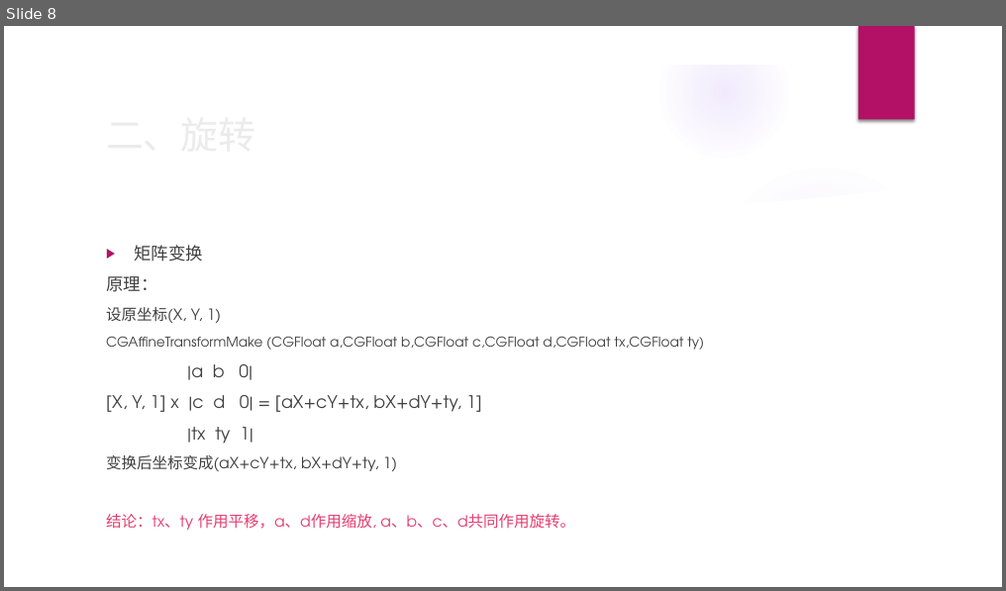
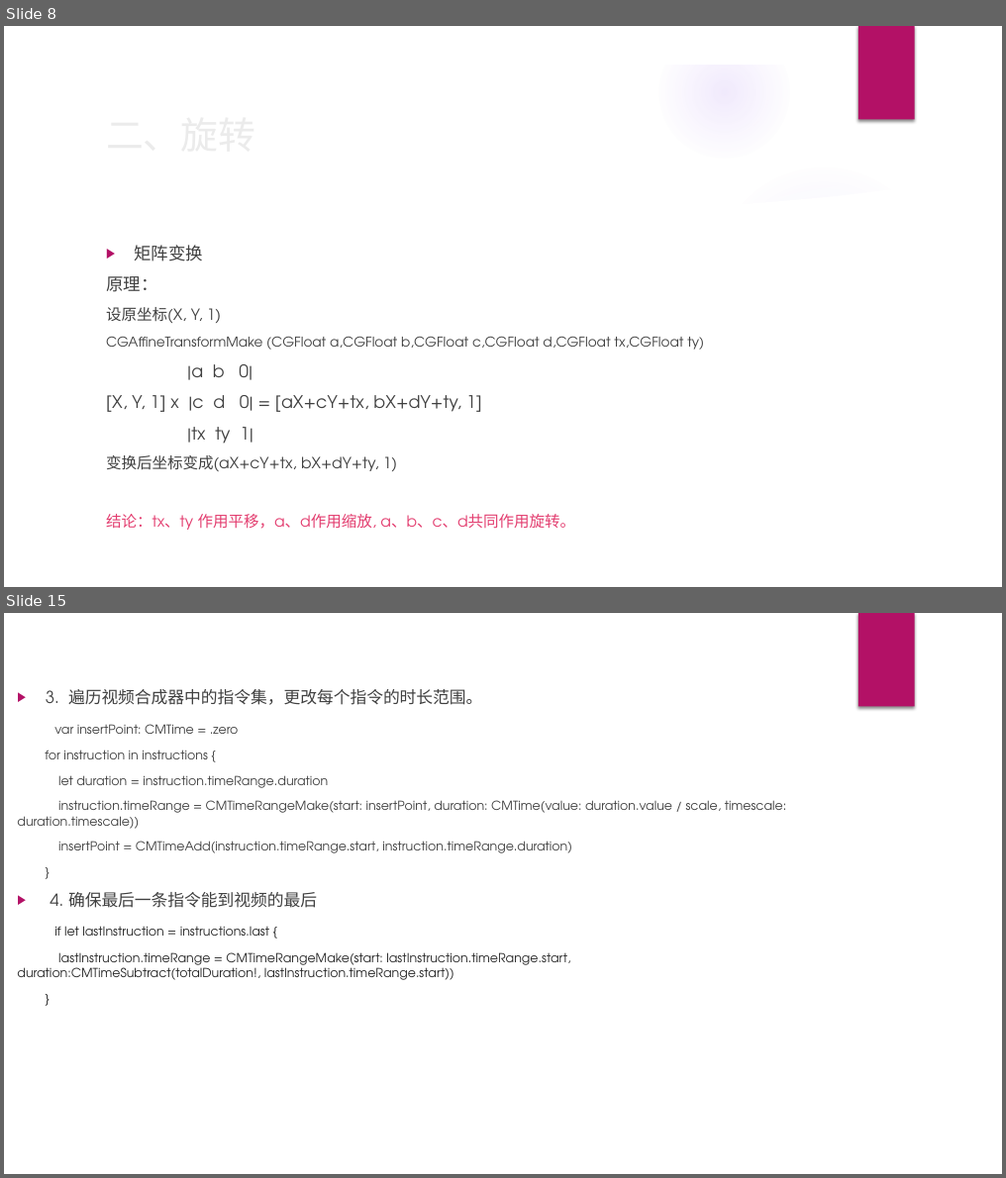
Before and after one commit to benben2019/BBVideoBox, a slide deck: AVFoundation-音视频剪辑.pptx. Shown one above the other, each under a label of ours: slide 8 before the commit, slides 8 and 15 after it; the slides between them are not shown. The pictures are 1006x591 and 1006x1178 pixels, drawn with LibreOffice and Linux fonts; fonts in the diff are those of the drawing; background and template pictures are left out. Boxes give left, top, right and bottom in pixels: in the first picture for what was removed or moved away, otherwise in the second. Text is boxed around its words. In the diff, an @@ line names an element or a change of style, - is before the commit and + after.

```diff
--- a/AVFoundation-音视频剪辑.pptx
+++ b/AVFoundation-音视频剪辑.pptx
@@ slide 15 added at [4,613,1002,1174], background #FFFFFF; not listed: 1 template element that a slide beside it also shows @@
@@ text added at [17,689,787,980], 12 pt, text #404040 @@
+▶ 3. 遍历视频合成器中的指令集，更改每个指令的时长范围。
+var insertPoint: CMTime = .zero
+for instruction in instructions {
+let duration = instruction.timeRange.duration
+instruction.timeRange = CMTimeRangeMake(start: insertPoint, duration: CMTime(value: duration.value / scale, timescale: duration.timescale))
+insertPoint = CMTimeAdd(instruction.timeRange.start, instruction.timeRange.duration)
+}
+▶ 4. 确保最后一条指令能到视频的最后
+if let lastInstruction = instructions.last {
+lastInstruction.timeRange = CMTimeRangeMake(start: lastInstruction.timeRange.start, duration:CMTimeSubtract(totalDuration!, lastInstruction.timeRange.start))
+}
```
Also in this commit, not shown: 5 slides changed, 10 other slides added, 2 slides removed, 2 other files.
